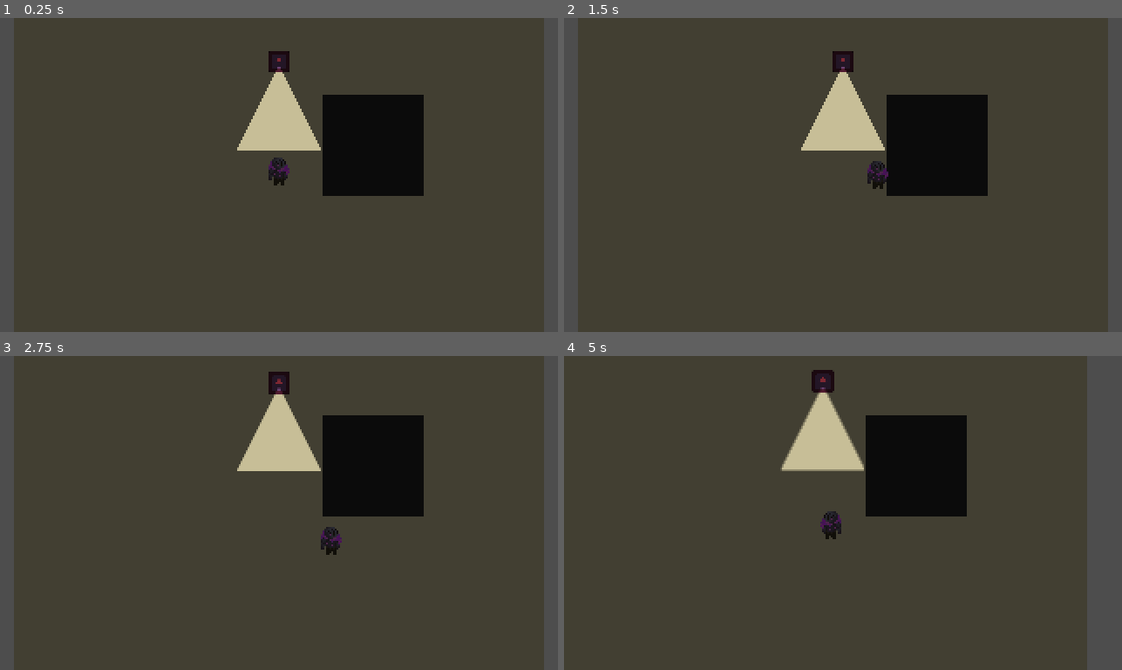
Above: before the commit, frames 1-4 (two rows, left to right).
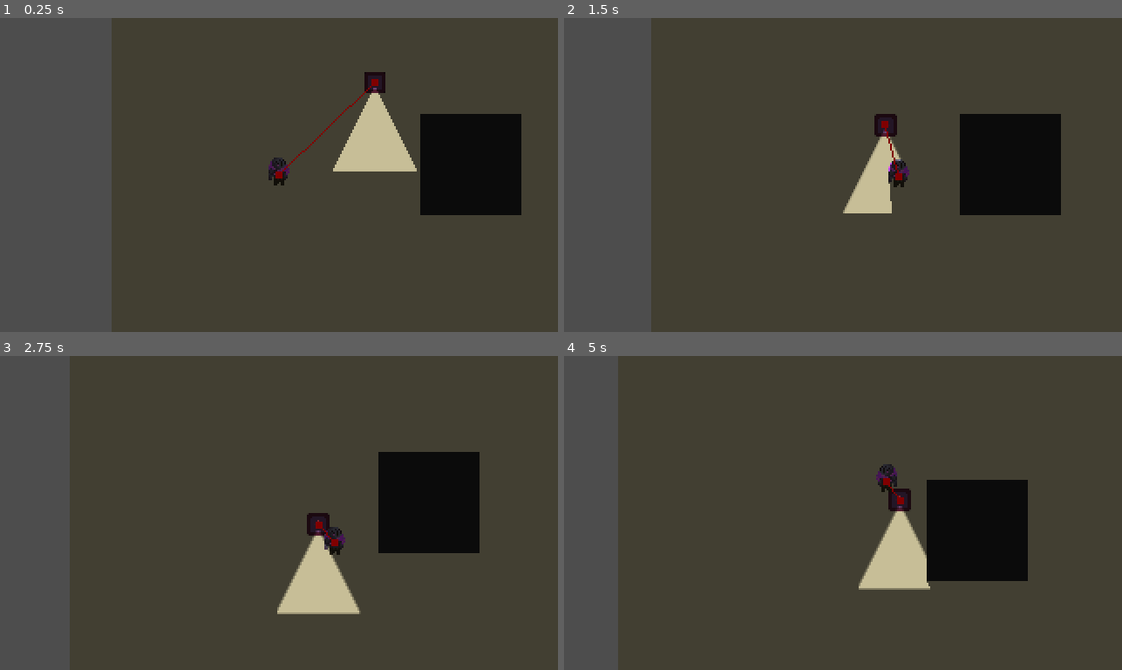
Above: after the commit, the same moments.

Repository: SimchadeLange/GamepieGamejam
Game: Godot game, scene res://scenes/levels/main.tscn
The game is run twice, just before and just after one commit, with the same random seed, the same clock (stepped at 60 frames per second) and the same inputs. The engine's default icon, where the game draws it, is replaced by a stand-in: a white triangle on a blue panel in a dark square.
Inputs (mouse positions are in pixels of both pictures, inside the frame that each line leads up to):
- Up to frame 1 (0.25 s): no input
- Up to frame 2 (1.5 s): move the mouse to (965, 159) at 0.52 s; hold Right (move_right) 0.53-1.28 s; hold Space (roll) 0.53-1.28 s; move the mouse to (731, 190) at 1.27 s; hold Down (move_down) from 1.28 s (still down); click (731, 190) at 1.35 s
- Up to frame 3 (2.75 s): tap Space (roll) at 1.55 s; move the mouse to (334, 443) at 2.02 s; release Down (move_down) at 2.03 s; hold Right (move_right) from 2.03 s (still down); hold Space (roll) from 2.03 s (still down)
- Up to frame 4 (5 s): move the mouse to (815, 575) at 2.77 s; release Right (move_right) at 2.78 s; release Space (roll) at 2.78 s; hold Up (move_up) 2.78-3.53 s; tap Space (roll) at 2.85, 3.8, 4.35 s; move the mouse to (1010, 560) at 3.52 s; press the mouse at (1010, 560) at 3.53 s; hold Left (move_left) from 3.53 s (still down); move the mouse to (675, 465) at 4.27 s; release the mouse at (675, 465) at 4.28 s

The runs differ from the first frame. In frame 1, 34% of the frame differs, in the area x 2-100%, y 0-100%; in frame 2, 28%; in frame 3, 26%; in frame 4, 30%.
Error before the commit: Invalid call. Nonexistent function 'movement_process' in base 'Nil'. (res://scripts/enemy/enemy_00/enemy_00.gd:14)

Commit message:
integrated movement component into scenes, and navigation works  now

Diff:
--- a/game_jam_00/scenes/enemy_00.tscn
+++ b/game_jam_00/scenes/enemy_00.tscn
@@ -16,10 +16,12 @@
 [sub_resource type="RectangleShape2D" id="RectangleShape2D_uxpb3"]
 size = Vector2(12, 12)
 
-[node name="Enemy_00" type="CharacterBody2D" unique_id=1667096636 node_paths=PackedStringArray("state_machine", "health_component", "sprite")]
+[node name="Enemy_00" type="CharacterBody2D" unique_id=1667096636 node_paths=PackedStringArray("state_machine", "movement_component", "pathfinding_component", "health_component", "sprite")]
 collision_layer = 8
 script = ExtResource("1_47iip")
 state_machine = NodePath("StateMachine")
+movement_component = NodePath("MovementComponent")
+pathfinding_component = NodePath("PathfindingComponent")
 health_component = NodePath("HealthComponent")
 sprite = NodePath("Sprite2D")
 
@@ -45,6 +47,13 @@
 speed = 32.0
 metadata/_custom_type_script = "uid://doiclrfibubxr"
 
+[node name="PathfindingComponent" type="NavigationAgent2D" parent="." unique_id=423569108 node_paths=PackedStringArray("character", "movement_component")]
+avoidance_enabled = true
+debug_enabled = true
+script = ExtResource("8_q04cj")
+character = NodePath("..")
+movement_component = NodePath("../MovementComponent")
+
 [node name="HealthComponent" type="Node" parent="." unique_id=1567124381]
 script = ExtResource("2_3dgu2")
 metadata/_custom_type_script = "uid://dkbomf5xkxumd"
@@ -68,9 +77,3 @@
 
 [node name="Idle" type="Node" parent="StateMachine" unique_id=1610090786]
 script = ExtResource("5_qpise")
-
-[node name="PathfindingComponent" type="NavigationAgent2D" parent="." unique_id=423569108 node_paths=PackedStringArray("character", "movement_component")]
-avoidance_enabled = true
-script = ExtResource("8_q04cj")
-character = NodePath("..")
-movement_component = NodePath("../MovementComponent")
--- a/game_jam_00/scenes/levels/main.tscn
+++ b/game_jam_00/scenes/levels/main.tscn
@@ -3,6 +3,11 @@
 [ext_resource type="PackedScene" uid="uid://bnvbo5wjckmcc" path="res://scenes/building_00.tscn" id="1_y0acb"]
 [ext_resource type="PackedScene" uid="uid://cll5o11denx7" path="res://scenes/player.tscn" id="2_j4d2a"]
 [ext_resource type="PackedScene" uid="uid://cnm00wt2ojqqd" path="res://scenes/enemy_00.tscn" id="3_u81e1"]
+
+[sub_resource type="NavigationPolygon" id="NavigationPolygon_6k1if"]
+vertices = PackedVector2Array(124.11719, -93.03125, 126.88281, 131, -137.53906, 131, -127.4375, -93.96094)
+polygons = Array[PackedInt32Array]([PackedInt32Array(0, 1, 2, 3)])
+outlines = Array[PackedVector2Array]([PackedVector2Array(-137, -104, 134, -103, 137, 141, -148, 141)])
 
 [node name="Main" type="Node2D" unique_id=1317248791]
 
@@ -20,7 +25,7 @@
 position = Vector2(1, -31)
 
 [node name="Player" parent="." unique_id=291136771 instance=ExtResource("2_j4d2a")]
-position = Vector2(1, 34)
+position = Vector2(-55, 23)
 
 [node name="Camera2D" type="Camera2D" parent="Player" unique_id=854447935]
 drag_horizontal_enabled = true
@@ -29,3 +34,7 @@
 [node name="DirectionalLight2D" type="DirectionalLight2D" parent="." unique_id=1017291919]
 energy = 0.5
 blend_mode = 1
+
+[node name="NavigationRegion2D" type="NavigationRegion2D" parent="." unique_id=1571733874]
+position = Vector2(4, 14)
+navigation_polygon = SubResource("NavigationPolygon_6k1if")
--- a/game_jam_00/scenes/player.tscn
+++ b/game_jam_00/scenes/player.tscn
@@ -162,11 +162,12 @@
 attack_state = NodePath("../Attacking")
 roll_cooldown_timer = NodePath("../Rolling/RollCooldown")
 
-[node name="Rolling" type="Node" parent="StateMachine" unique_id=702436683 node_paths=PackedStringArray("idle_state", "roll_duration_timer", "roll_cooldown_timer")]
+[node name="Rolling" type="Node" parent="StateMachine" unique_id=702436683 node_paths=PackedStringArray("idle_state", "roll_duration_timer", "roll_cooldown_timer", "movement_component")]
 script = ExtResource("5_qlg0r")
 idle_state = NodePath("../Idle")
 roll_duration_timer = NodePath("RollDuration")
 roll_cooldown_timer = NodePath("RollCooldown")
+movement_component = NodePath("../../MovementComponent")
 
 [node name="RollDuration" type="Timer" parent="StateMachine/Rolling" unique_id=164356852]
 wait_time = 0.2
--- a/game_jam_00/scripts/enemy/enemy_00/enemy_00.gd
+++ b/game_jam_00/scripts/enemy/enemy_00/enemy_00.gd
@@ -1,9 +1,8 @@
 extends CharacterBody2D
-
-const SPEED: float = 20.0
 
 @export var state_machine: CharacterStateMachine
 @export var movement_component: MovementComponent
+@export var pathfinding_component: PathfindingComponent
 @export var health_component: HealthComponent
 @export var sprite: Sprite2D
 
@@ -12,6 +11,7 @@
 
 func _physics_process(delta: float) -> void:
 	movement_component.movement_process(delta)
+	pathfinding_component.chase_target()
 
 	if movement_component.prev_dir.x > 0:
 		sprite.flip_h = false
--- a/game_jam_00/scripts/player/rolling_state.gd
+++ b/game_jam_00/scripts/player/rolling_state.gd
@@ -5,16 +5,14 @@
 @export var idle_state: State
 @export var roll_duration_timer: Timer
 @export var roll_cooldown_timer: Timer
-
+@export var movement_component: MovementComponent
 
 func _ready() -> void:
 	roll_duration_timer.timeout.connect(_on_roll_duration_timeout)
 
-
 func on_enter() -> void:
-	character.velocity += character.dir * roll_force
+	character.velocity += movement_component.dir * roll_force
 	roll_duration_timer.start()
-
 
 func on_exit() -> void:
 	roll_duration_timer.stop()
@@ -22,6 +20,5 @@
 	roll_cooldown_timer.start()
 	character.can_roll = false
 
-
 func _on_roll_duration_timeout() -> void:
 	next_state = idle_state
--- a/game_jam_00/scripts/resources/pathfinding_component.gd
+++ b/game_jam_00/scripts/resources/pathfinding_component.gd
@@ -1,4 +1,6 @@
 extends NavigationAgent2D
+
+class_name PathfindingComponent
 
 @export var character: PhysicsBody2D
 @export var movement_component: MovementComponent
@@ -7,6 +9,7 @@
 	await Globals.has_player
 	target_position = Globals.player.global_position
 
-func _physics_process(_delta: float) -> void:
+func chase_target() -> void:
+	target_position = Globals.player.global_position
 	if !is_target_reached():
-		movement_component.dir = character.to_local(get_next_path_position().normalized())
+		movement_component.dir = character.to_local(get_next_path_position()).normalized()
